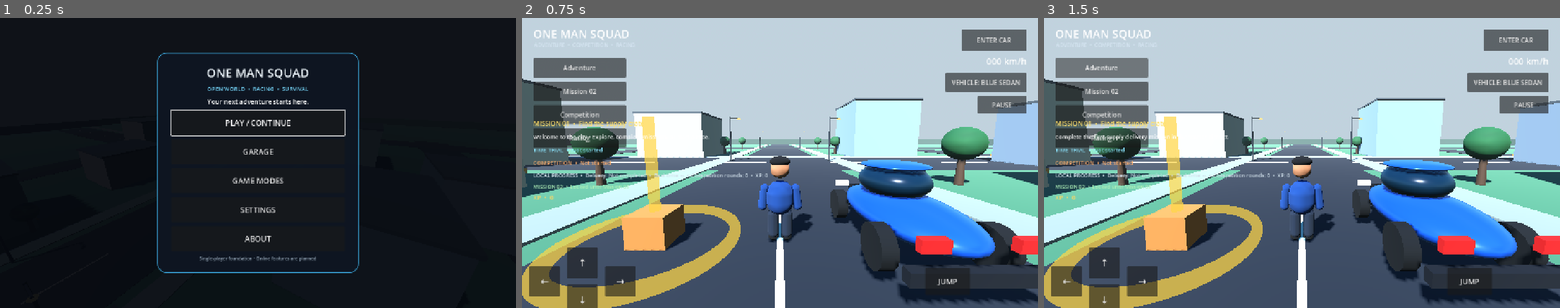
Above: before the commit, frames 1-3 (left to right).
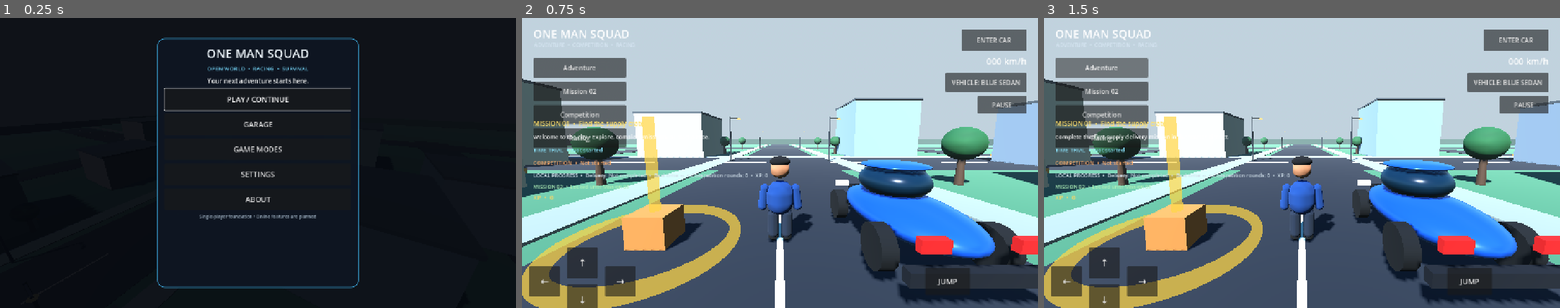
Above: after the commit, the same moments.

Repository: newgenerationnetwork617-ops/one-man-squad
Game: Godot game, scene res://scenes/main.tscn
Two runs of this game, one before a commit and one after it. Both use one fixed random seed, a clock stepped at 60 frames per second and the inputs below.
Inputs:
- Up to frame 1 (0.25 s): no input
- Up to frame 2 (0.75 s): click "PLAY / CONTINUE" at 0.5 s
- Up to frame 3 (1.5 s): click "Adventure" at 1.25 s

The runs differ from the first frame. In frame 1, 4.4% of the frame differs, in the area x 30-70%, y 6-94%; in frame 2, nothing differs; in frame 3, nothing differs.

Commit message:
Use responsive menu controller for main scene

Diff:
--- a/scenes/main.tscn
+++ b/scenes/main.tscn
@@ -1,6 +1,6 @@
 [gd_scene load_steps=2 format=3]
 
-[ext_resource type="Script" path="res://scripts/main.gd" id="1"]
+[ext_resource type="Script" path="res://scripts/main_responsive.gd" id="1"]
 
 [node name="OneManSquad" type="Node3D"]
 script = ExtResource("1")
